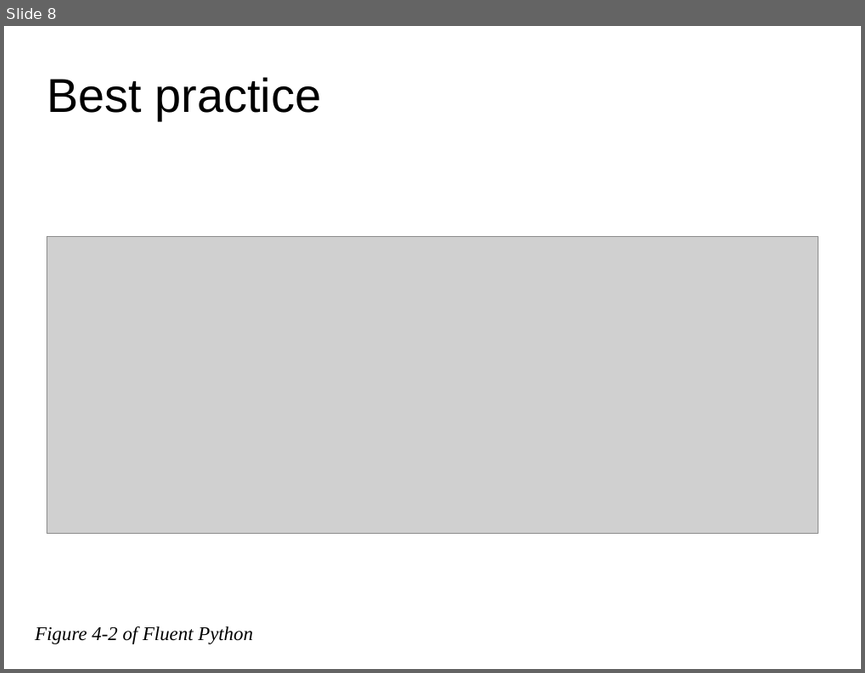
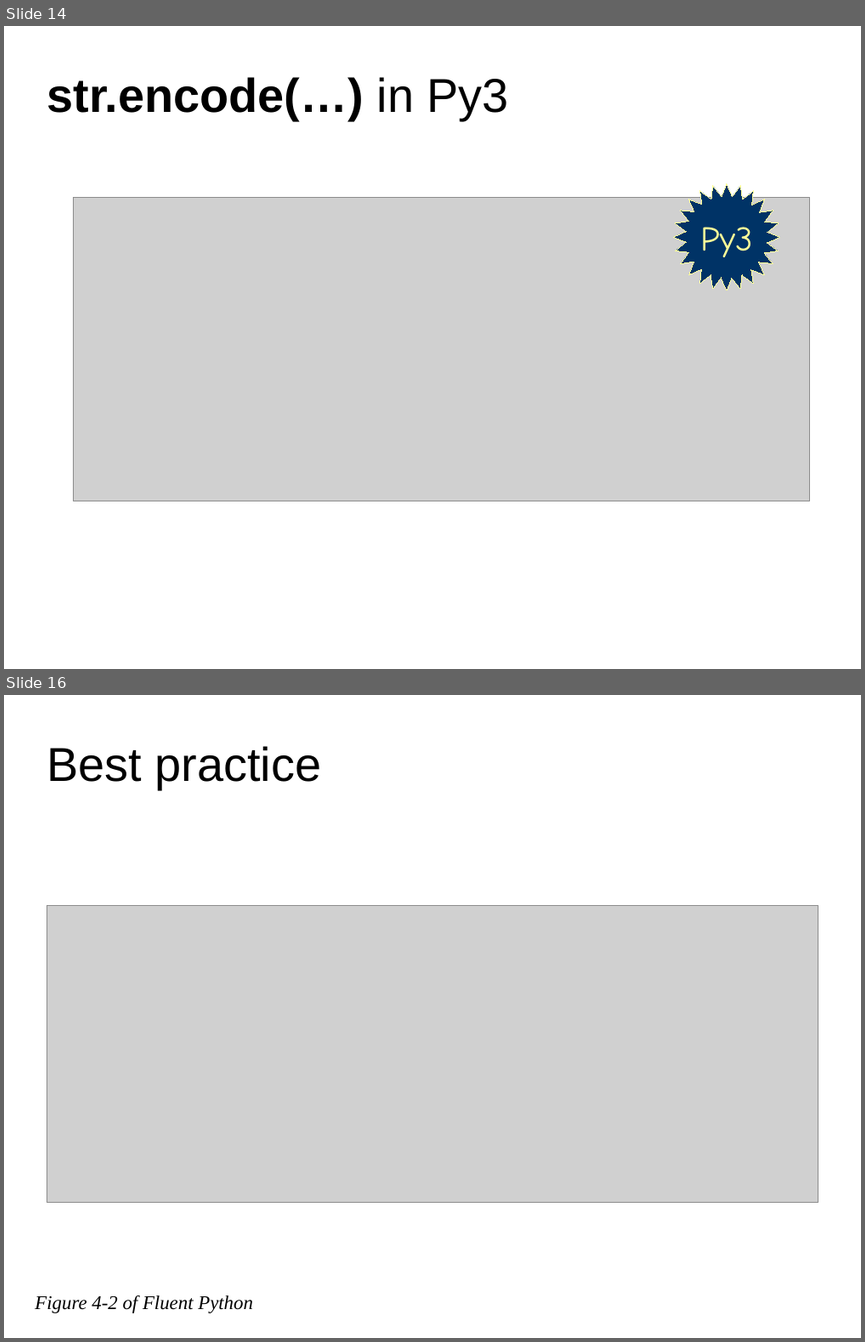
Before and after one commit to fluentpython/unicode-solutions, a slide deck: unicode-solutions.odp. Shown one above the other, each under a label of ours: slide 8 before the commit, slides 14 and 16 after it; the slides between them are not shown. The pictures are 865x673 and 865x1342 pixels, drawn with LibreOffice and Linux fonts; fonts in the diff are those of the drawing; grey boxes stand for pictures; background and template pictures are left out. Boxes give left, top, right and bottom in pixels: in the first picture for what was removed or moved away, otherwise in the second. Text is boxed around its words. In the diff, an @@ line names an element or a change of style, - is before the commit and + after.

```diff
--- a/unicode-solutions.odp
+++ b/unicode-solutions.odp
@@ slide 14 added at [4,26,861,669], background #FFFFFF @@
@@ title added at [46,77,509,120], 44 pt, text #000000, bold @@
+str.encode(…) in Py3
@@ picture added at [73,197,810,500] @@
@@ freeform shape added at [674,184,780,290], fill #003366, outline #FFFF99 0 pt, 32 pt, text #FFFF99 @@
+Py3
@@ what was slide 8 is now slide 16 @@
```
Also in this commit, not shown: 6 slides changed, 11 other slides added, 9 other files.
